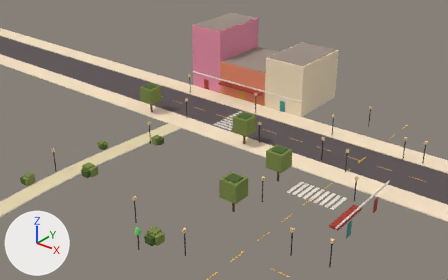
An edit to the glTF model newcity/chunk_0_-1.glb, drawn before and after from the same camera.
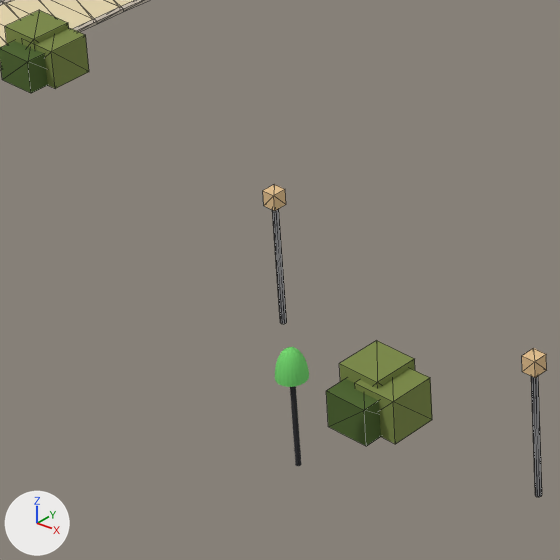
Each version is shown whole from a camera (50 mm lens) standing at (93.8, -45.9, 51.1) and looking at (32.3, 31.0, 3.4), then close up on the part from 18% to 42% of the width and 57% to 96% of the height. Every picture has the same lights, and +X, +Y and +Z are marked at lower left. The older version's two pictures come first. The close-ups show mesh edges as thin lines. Vertices at exactly the same position are counted once.

The first close-up shows 'chunk_0_-1__ground', 'chunk_0_-1__kiosk', 'chunk_0_-1__lamp', 'chunk_0_-1__tree'.
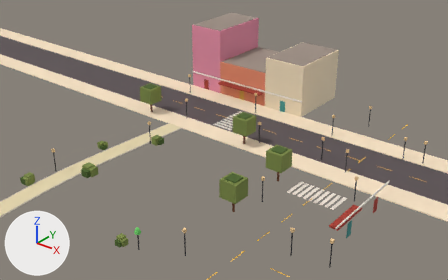
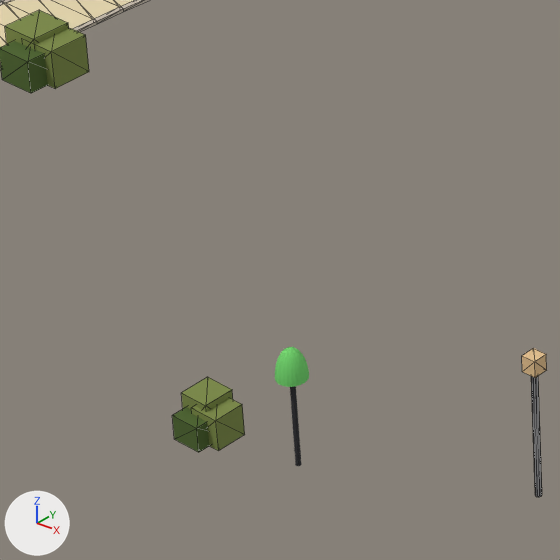
Boxes (x1, y1, x2, y2) around the edits, measured in the close-ups (560 x 560 px; the box of a moved part takes in the faces that stretch with it):
```json
{"object": "chunk_0_-1__tree", "change": "reshaped", "before": [0, 10, 432, 446], "after": [0, 10, 245, 452]}
{"object": "chunk_0_-1__lamp", "change": "reshaped", "before": [263, 184, 547, 497], "after": [522, 348, 547, 497]}
{"part": 1, "of": "me_lamp12", "change": "deleted", "before": [272, 209, 287, 324]}
{"part": 2, "of": "me_lamp12", "change": "deleted", "before": [263, 184, 286, 211], "on screen": "beige"}
{"part": 3, "of": "me_trunk52", "change": "moved or reshaped", "before": [355, 368, 432, 444], "after": [191, 398, 245, 451]}
{"part": 4, "of": "me_trunk52", "change": "moved or reshaped", "before": [339, 340, 415, 389], "after": [181, 377, 233, 412]}
{"part": 5, "of": "me_trunk52", "change": "moved or reshaped", "before": [326, 379, 381, 446], "after": [172, 407, 209, 452]}
```

Edits to the scene script, one JSON object a line:
```json
{"block": "me_lamp12", "where": "# used by ob_chunk_0__1__lamp; location = (0.0, 0.0, 0.0)"}
{"op": "remove", "block": "me_lamp12", "code": "me_lamp12.from_pydata(...)  # 432 vertices, 720 faces; spans x 6.8..63.2, y 4.8..59.2, z 0.0..4.4"}
{"op": "add", "block": "me_lamp12", "code": "me_lamp12.from_pydata(...)  # 408 vertices, 680 faces; spans x 6.8..63.2, y 4.8..59.2, z 0.0..4.4"}
{"block": "me_lamp12", "change": "me_lamp12 part 1: the loose piece of 16 vertices spanning x 35.2..35.3, y 6.5..6.6, z 0.0..4.0 is deleted"}
{"block": "me_lamp12", "change": "me_lamp12 part 2: the loose piece of 8 vertices spanning x 35.0..35.5, y 6.3..6.8, z 3.9..4.4 is deleted"}
{"block": "me_trunk52", "where": "# used by ob_chunk_0__1__tree; location = (0.0, 0.0, 0.0)"}
{"op": "remove", "block": "me_trunk52", "code": "me_trunk52.from_pydata(...)  # 248 vertices, 388 faces; spans x 6.5..46.1, y 2.9..38.9, z 0.0..5.8"}
{"op": "add", "block": "me_trunk52", "code": "me_trunk52.from_pydata(...)  # 248 vertices, 388 faces; spans x 6.5..46.1, y 0.7..38.9, z 0.0..5.8"}
{"block": "me_trunk52", "change": "me_trunk52 part 3: the loose piece of 8 vertices spanning x 40.4..41.9, y 4.3..5.7, z 0.0..1.4 is scaled about its middle by (0.667, 0.667, 0.715), then moved by (-3.3, -3.4, -0.2)"}
{"block": "me_trunk52", "change": "me_trunk52 part 4: the loose piece of 8 vertices spanning x 39.7..41.1, y 4.5..5.9, z 0.0..1.6 is scaled about its middle by (0.667, 0.667, 0.752), then moved by (-3.0, -3.5, -0.2)"}
{"block": "me_trunk52", "change": "me_trunk52 part 5: the loose piece of 8 vertices spanning x 39.9..41.3, y 3.7..5.2, z 0.0..1.2 is scaled about its middle by 0.667, then moved by (-3.1, -3.2, -0.2)"}
```
